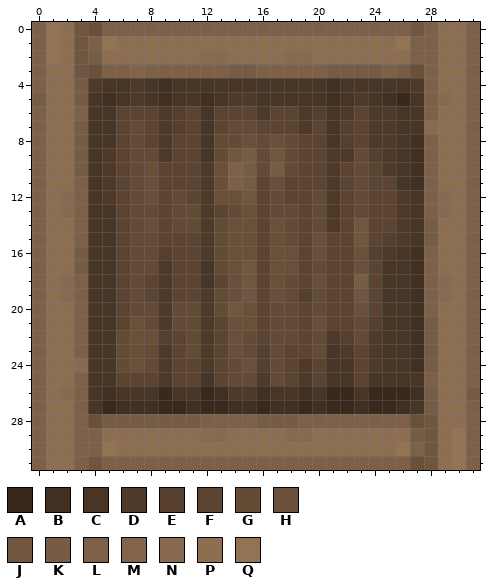
A pixel-art sprite gets an edit: LITDark/img/crate.png. Above: the version before the commit.
The file is 32x32 pixels. Colours within 5 levels of each other are drawn and written as one.
Palette (. is transparent): A #39291d  B #412f21  C #483526  D #4f3a29  E #563f2d  F #5c4431  G #644b36  H #6a4f39  J #71563f  K #775c45  L #7d6047  M #83644a  N #876a4f  P #8e6e51  Q #947254
And afterwards:
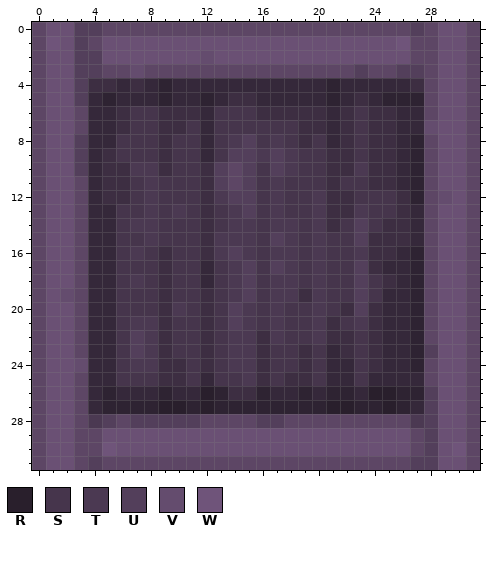
Colours new in this view: R #291f2c  S #46354c  T #4b3952  U #533f5b  V #644c6e  W #6f547a
What changed:
@@ palette @@
-B #412f21
+B #2e2332
-C #483526
+C #35283a
-D #4f3a29
+D #3d2e42
-L #7d6047
+L #5d4665
-P #8e6e51
+P #6a5074
@@ x 0..31 @@
- 0 LQPJHLLLLLLLLLLLLLLLLLLLLLLJLPPL
- 1 LQPJLQPPPPPPPPPPPPPPPPPPPPQLLPPL
- 2 LQPJKPPPPPPPNNPPPPNNPPPPPPPLLPPL
- 3 LPPJHLLMLLLLLLKKLLLLLKKKKLKHLPPL
- 4 LPPKDCCDCBCCCCCCCCCCCBCCCCCDLPPL
- 5 KPPKCBCDCBCCBCDDCCCCCBCDCBACLNPL
- 6 LPPLCCFFFDEFCFFFDFFDECDFDDCCLPPL
- 7 LPPKCCFGFDEFCFGGFFFDFCEFDDCCNPPL
- 8 LPPKCCFGFDFFCGGHGHGFFCEFDDCBLPPL
- 9 LPPKCDFGGDFFCGJKGJGFFDDGEDCBLPPL
-10 LPPKCDFGHFFFDHLKGKGFFDFGFDCBLPPL
-11 LPPLCDFGHFFFDHLKFHFFFDFGFFCBLPPL
-12 LPNLCDFGHFGFDHHJFGFFGDFGFFDCLNPL
-13 LPNLCCFGGFGGDFGHFGGFGDFGFFDCLNPL
-14 LPPLCCFGHFGGDGHHFHGFGDFJFFDCKPPL
-15 LPPLCCFGGFFFDGHHFHGFHFFJFEDCKPPL
-16 LPPKCCFGGEFFDGHHFHHFHFFHEDCBLPPL
-17 LPPKCCFGGDFFCGHJFHHFGFFHFCCBLPPL
-18 LPNLCCFGFDFFCFHJFHGFHFFKFCCBLNPL
-19 LPNLCCFGFDFFDGHJFHGEGFFJFCCBLNPL
-20 LPPLCCFGGDGGDGJHFGGFGFFHFCCBLPPL
-21 LPPLCCFHGDGGDFHHFGGFHFFGECCBKPPL
-22 LPPLCCGHHEFGDFHGFGGFGDEGDCCBKPPL
-23 LPPLCCGHGDFGDFHGEGFFGCDFDCCBKPPL
-24 LPPNCCGHGDFFDFGHEGFDFCCFDCCBKPPL
-25 LPPLCCFFFDFFCFGGDGFDFCCFCCCCLPPL
-26 LPNLCBCCCACCABDDBCCBCAACAAABKPPK
-27 LPPLCABBBAABAABBABBABAABAABCKPPL
-28 LPPLHKKKKKKKLLLLKKKLLLLLLLLHJPPL
-29 LPPLLPPPPPPPNNPPPPNNPPPPPPPKJPQL
-30 LPPLLQPPPPPPPPPPPPPPPPPPPPQLJPQL
-31 LPPLJLLLLLLLLLLLLLLLLLLLLLLHJPQL
+ 0 LPPUULLLLLLLLLLLLLLLLLLLLLLULPPL
+ 1 LWPULPPPPPPPPPPPPPPPPPPPPPWLLPPL
+ 2 LPPUUPPPPPPPVPPPPPPPPPPPPPPLLPPL
+ 3 LPPUULLVLLLLLLLLLLLLLLLULLUULPPL
+ 4 LPPUDDCDCBCCCCCCCCCCCBCCCCCDLPPL
+ 5 LPPUCBCCCBCCBCDDCCCCCBCDCBBBLPPL
+ 6 LPPLCCDSSDDDCSSSDDDDDCDSDDCCLPPL
+ 7 LPPLCCDSSDDSCSSSSSSDDCDSDDCCVPPL
+ 8 LPPUCCSSSDSSCSTUSTSDSCDSDDCBLPPL
+ 9 LPPUCDSSSDSSCSUUTUTSSDDSDDCBLPPL
+10 LPPUCDDTTDSSDULUSUTSSDDTDDCBLPPL
+11 LPPLCDDSTSSSDULUSTSSSDSSDDCBLPPL
+12 LPPLCDDSTSSSDTUUSTSSTDDSSSDBLVPL
+13 LPPLCCSSTSTSDSTUSTSSTDDTSSDCLPPL
+14 LPPLCCSTTSSSDSTTSTTSTDSUSDDCLPPL
+15 LPPLCCSSTSSSDTTTSUTSTSSUDDDCLPPL
+16 LPPLCCSTSDSSDTUTSTTSTSSTDDCBLPPL
+17 LPPLCCSSSDSSCSTUSUTSTSSUDCCBLPPL
+18 LPPLCCSTSDSSCSTUSTTSTSSUSDCBLPPL
+19 LPVLCCSSSDSSDSTUSTTDTSSUSCCBLPPL
+20 LPPLCCSSSDTSDSUTSTSSTSDUDCCBLPPL
+21 LPPLCCSTTDSSDSUTSTSSTDSTDCCBLPPL
+22 LPPLCCSUTDSSDSTTDTSSTDDSDCCBLPPL
+23 LPPLCCSUTDSSDSTTDSSDSCDSDCCBUPPL
+24 LPPVCCSTTDDSDSTTDSSDSCCSDCCBLPPL
+25 LPPLCCSSSDDSCSSTDSDDSCCSCCCCLPPL
+26 LPPLCBCCCBCCRBDDBCCBCBBCRRBBUPPL
+27 LPPLCBBBBRRBRBBBBBBBBRRBBRBCUPPL
+28 LPPLTULUUUUULLLLUULLLLLLLLLTUPPL
+29 LPPLLPPPPPPPPPPPPPPPPPPPPPPLUPPL
+30 LPPLLWPPPPPPPPPPPPPPPPPPPPPLUPWL
+31 LPPLULLLLLLLLLLLLLLLLLLLLLLUUPPL
Where, in picture pixels (left, top, right, bottom), the same in both pictures:
changed: (32, 22, 480, 470)
